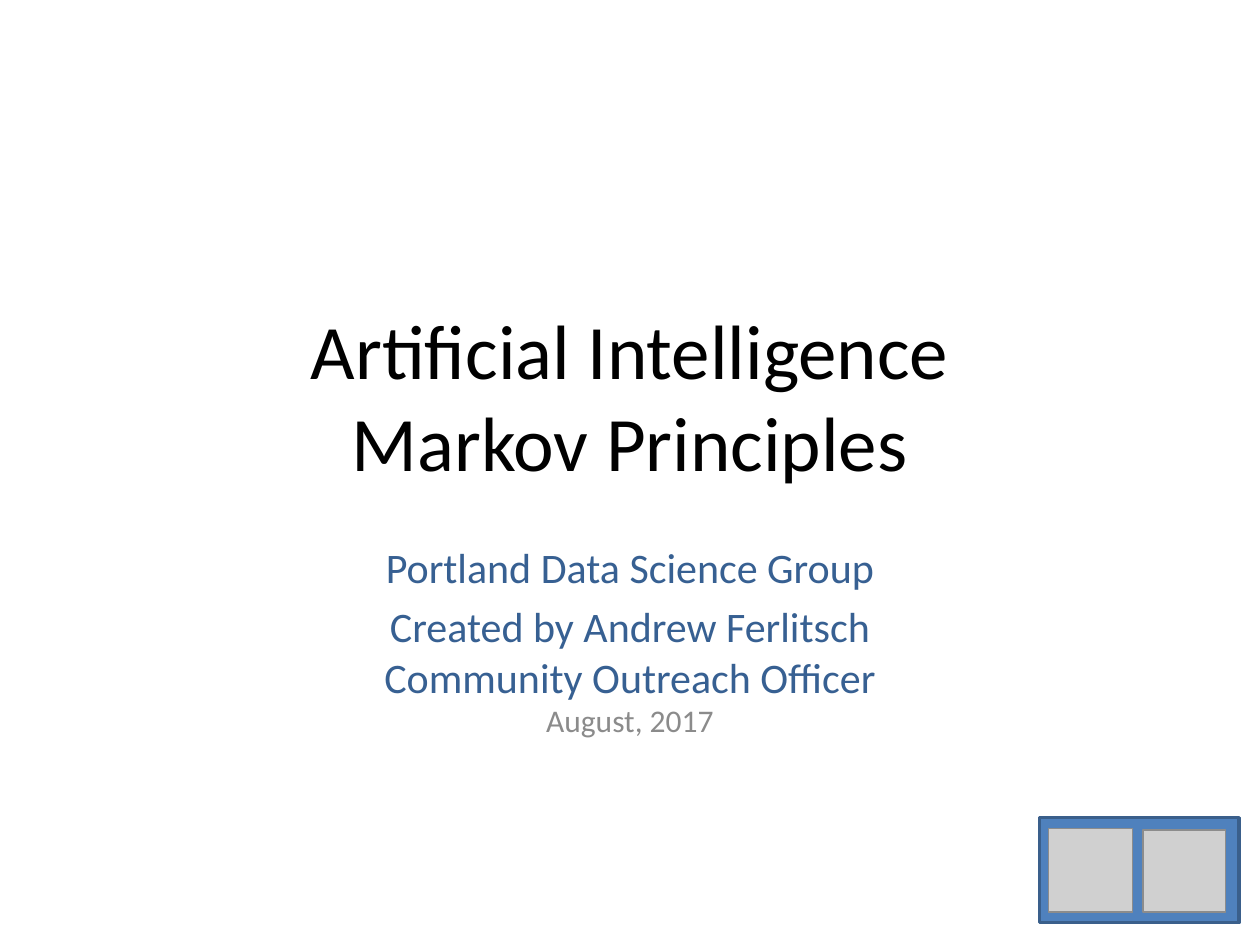
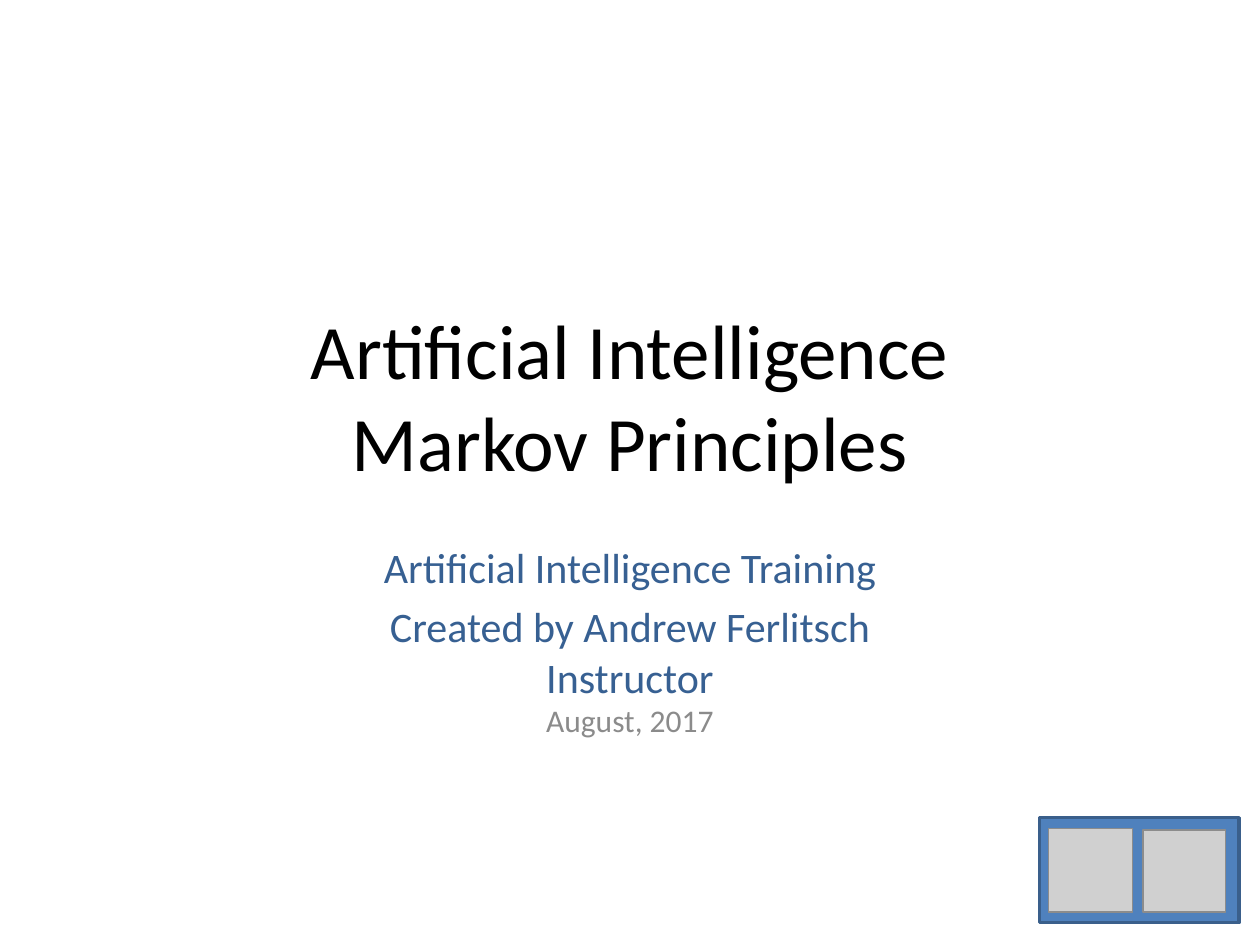
Before and after one commit to andrewferlitsch/Portland-Data-Science-Group, a slide deck: slide 1 of Presentations/AI - Markov.pptx. Drawn at 1260x945 pixels with LibreOffice and Linux fonts; fonts in the diff are those of the drawing; grey boxes stand for pictures. Boxes give left, top, right and bottom in pixels: in the first picture for what was removed or moved away, otherwise in the second. Text is boxed around its words. In the diff, an @@ line names an element or a change of style, - is before the commit and + after.

```diff
--- a/Presentations/AI - Markov.pptx
+++ b/Presentations/AI - Markov.pptx
@@ subtitle at [384, 554, 876, 738]: text changed @@
-Portland Data Science Group
-Created by Andrew Ferlitsch
-Community Outreach Officer
-August, 2017
+Artificial Intelligence Training
+Created by Andrew Ferlitsch
+Instructor
+August, 2017
```
Also in this commit, not shown: 5 other files.
